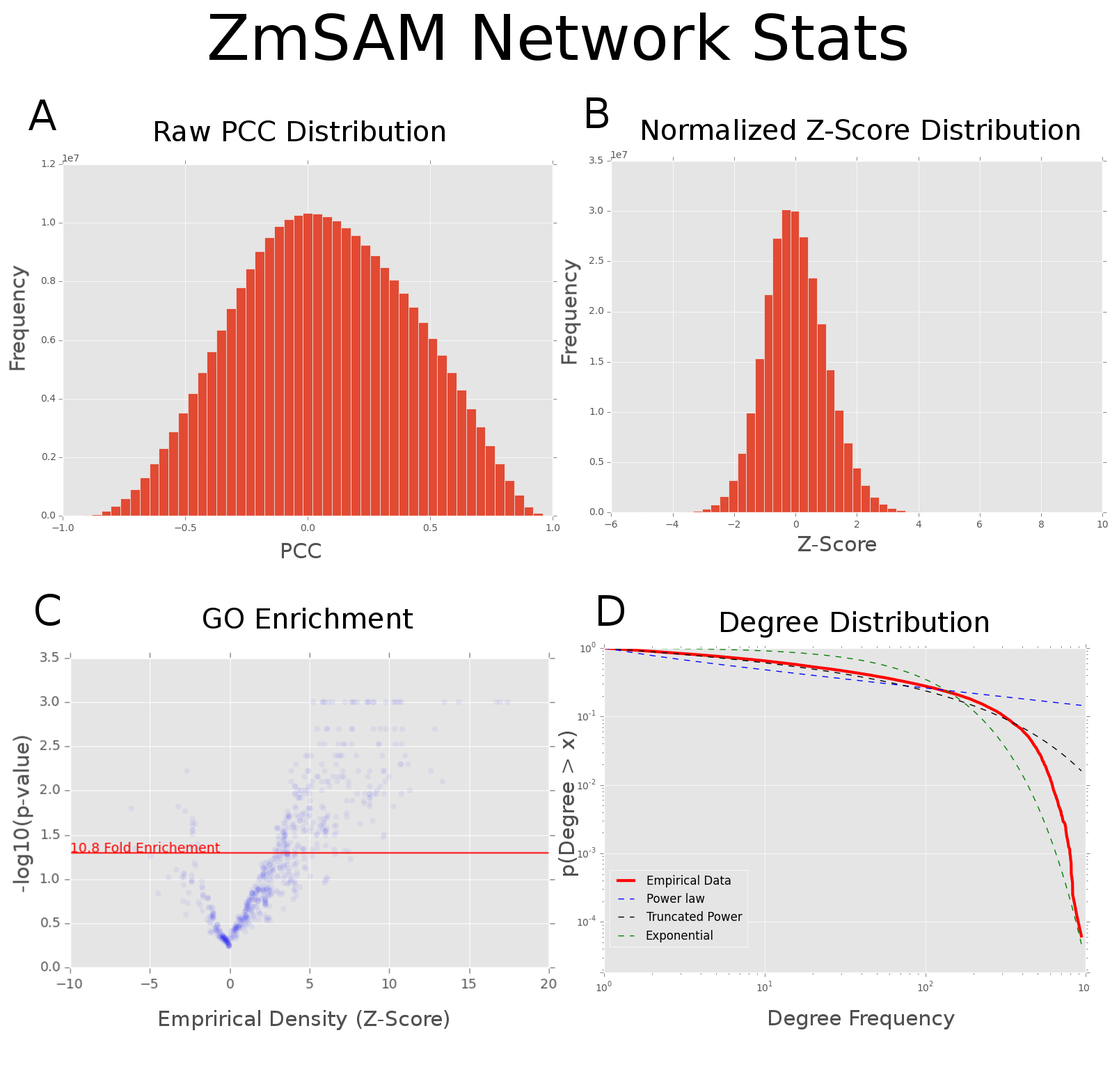
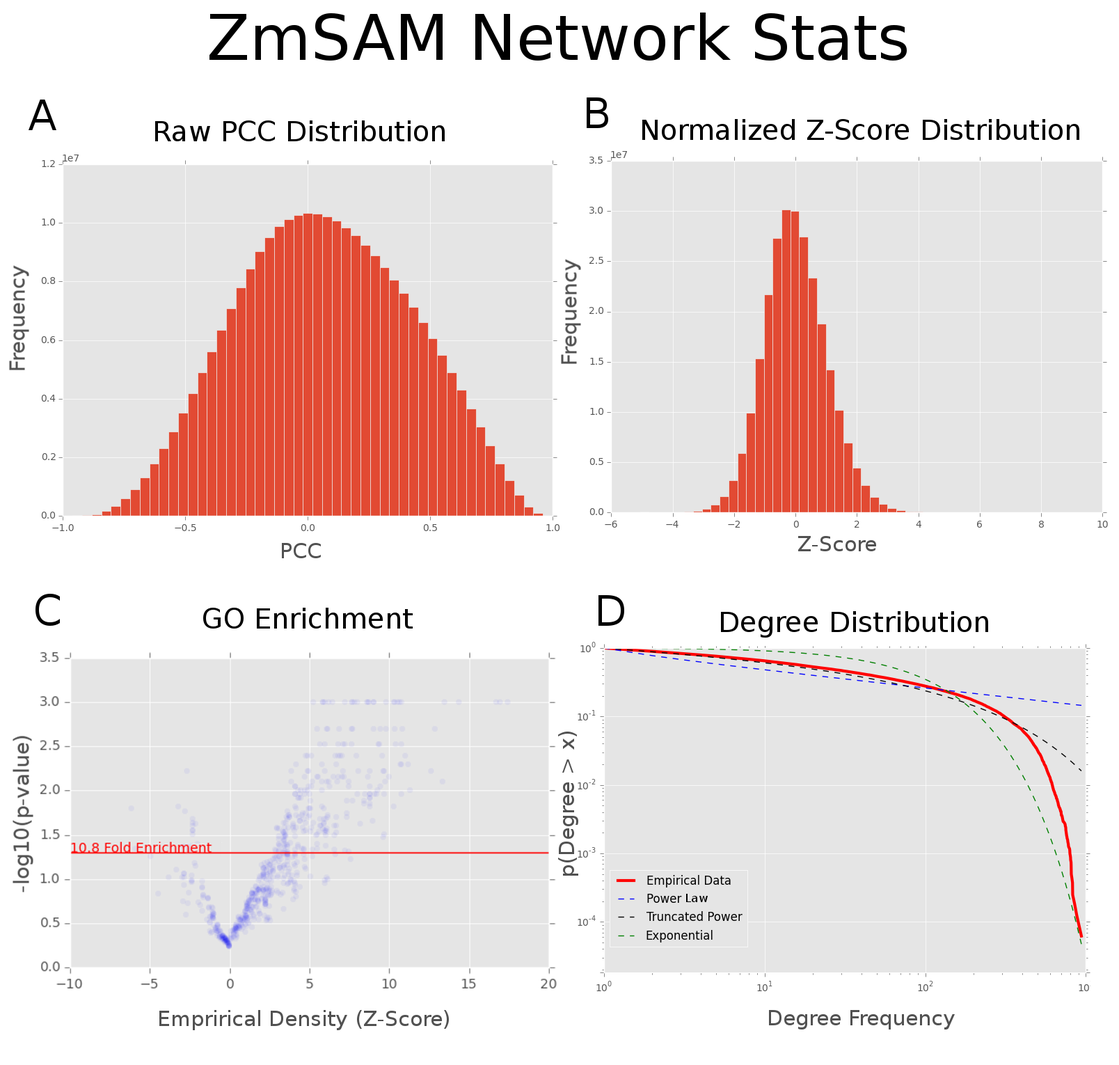
Layers edited between the first and the second 1119x1065 image:
added layer "Pasted Layer #3" above "Empirical Density" over <box>176,841,214,854</box>
added layer "Law" above "Degree Freq" over <box>686,893,708,902</box>
painted on "Pasted Layer #2" over <box>686,892,708,903</box>
painted on "Supp Fig 2 - ZmSAM Health.tiff" over <box>185,841,222,854</box>
